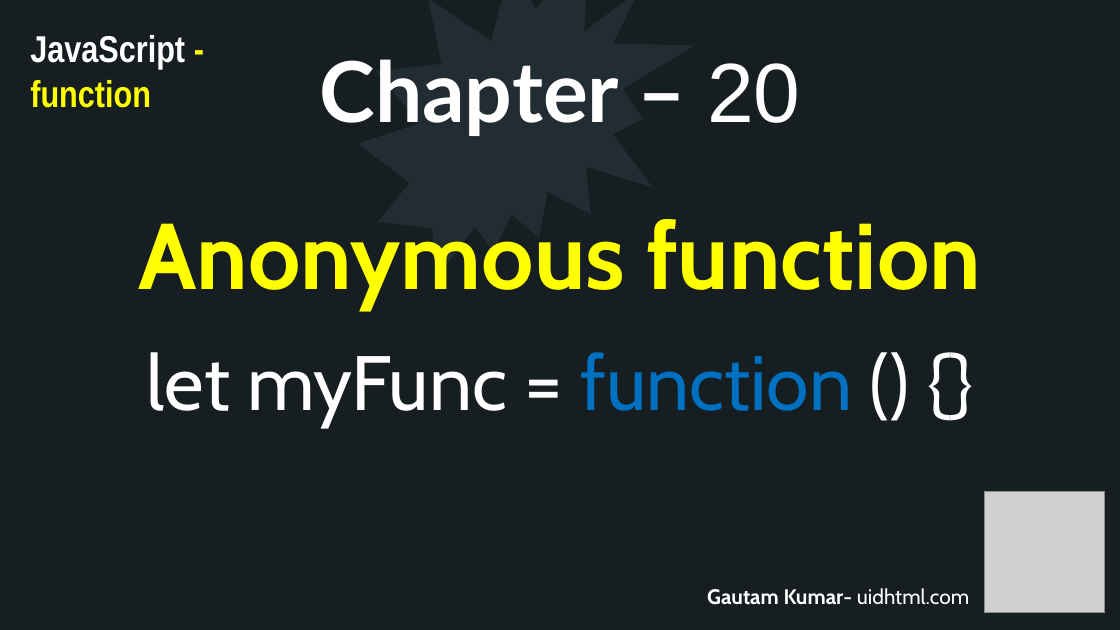
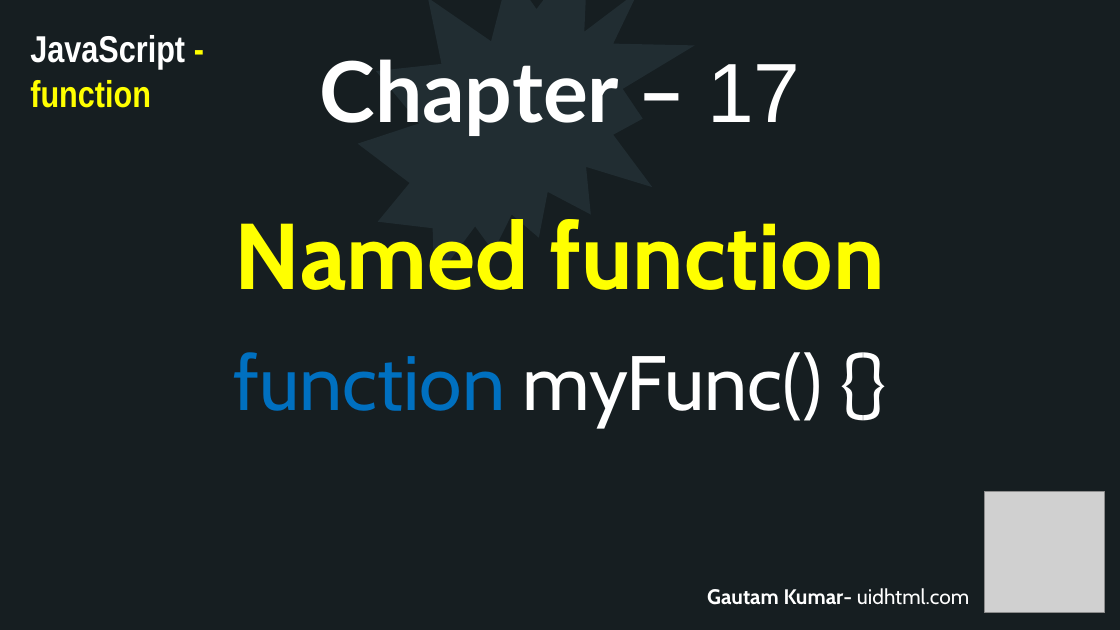
Before and after one commit to uidhtml/javascript-tutorials, a slide deck: slide 51 of Javascript Tutorials.pptx. Drawn at 1120x630 pixels with LibreOffice and Linux fonts; fonts in the diff are those of the drawing; grey boxes stand for pictures. Boxes give left, top, right and bottom in pixels: in the first picture for what was removed or moved away, otherwise in the second. Text is boxed around its words. In the diff, an @@ line names an element or a change of style, - is before the commit and + after.

Commit message:
Added chapter 17 and 18

```diff
--- a/Javascript Tutorials.pptx
+++ b/Javascript Tutorials.pptx
@@ title at (319,59,800,136): text changed @@
-Chapter – 20
+Chapter – 17
@@ text at (235,219,885,290): text changed @@
-Anonymous function
+Named function
@@ text at (234,352,823,427): text changed @@
-let myFunc = function () {}
+function myFunc() {}
```
Also in this commit, not shown: 10 other slides changed, 14 slides added, 12 other files.
